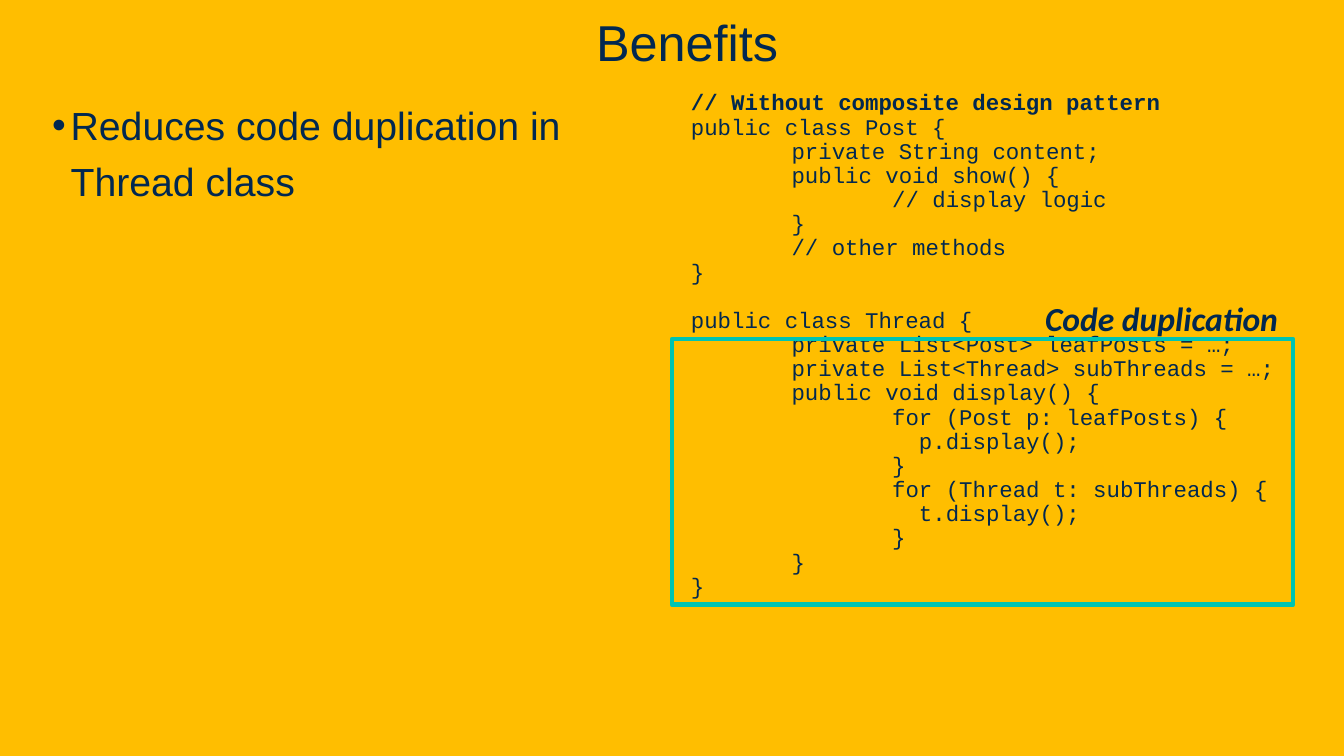
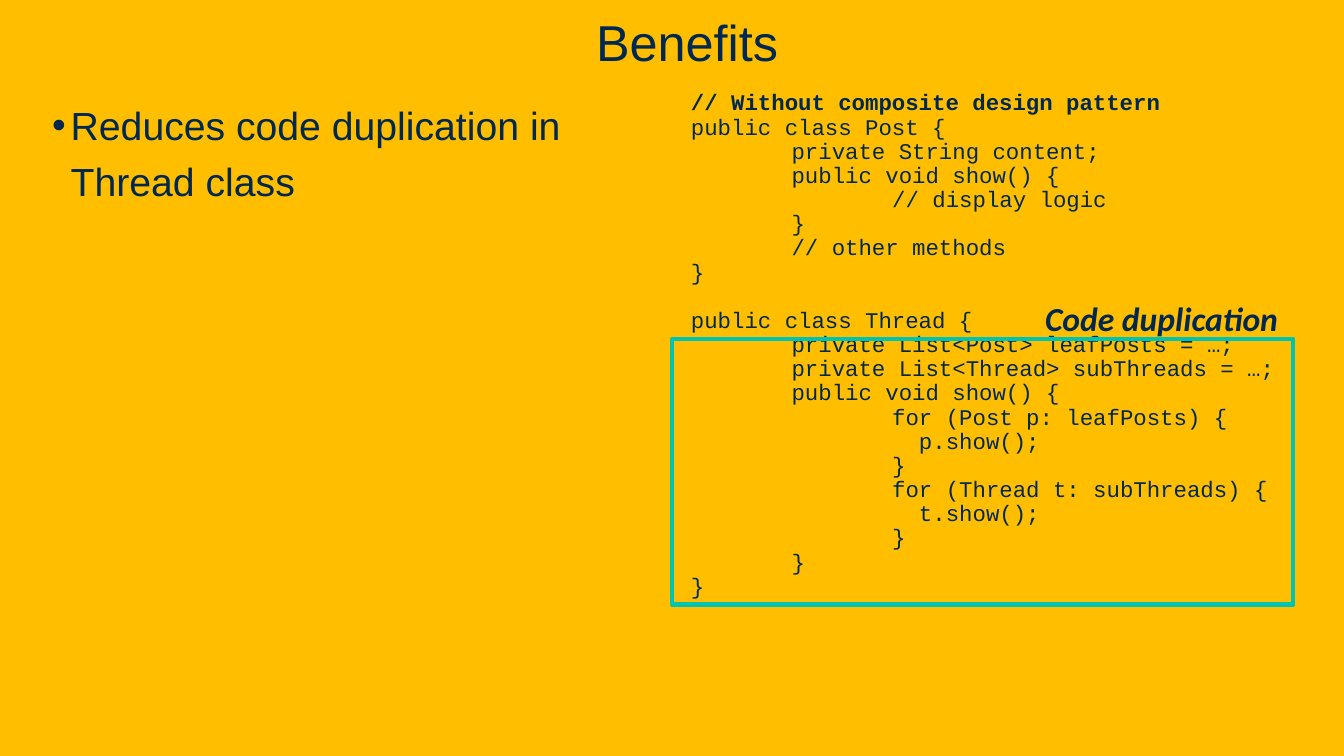
Before and after one commit to davsec-teaching/ECS160-Winter2025, a slide deck: slide 46 of slides/8_design_patterns.pptx (slide 44 before the commit). Drawn at 1344x756 pixels with LibreOffice and Linux fonts; fonts in the diff are those of the drawing; background and template pictures are left out. Boxes give left, top, right and bottom in pixels: in the first picture for what was removed or moved away, otherwise in the second. Text is boxed around its words. In the diff, an @@ line names an element or a change of style, - is before the commit and + after.

```diff
--- a/slides/8_design_patterns.pptx
+++ b/slides/8_design_patterns.pptx
@@ text at <box>792,384,1032,405</box>: text changed @@
-public void display() {
+public void show() {
@@ text at <box>919,433,1040,454</box>: text changed @@
-p.display();
+p.show();
@@ text at <box>919,505,1040,526</box>: text changed @@
-t.display();
+t.show();
```
Also in this commit, not shown: 14 other slides changed, 7 slides added, 3 slides removed.
